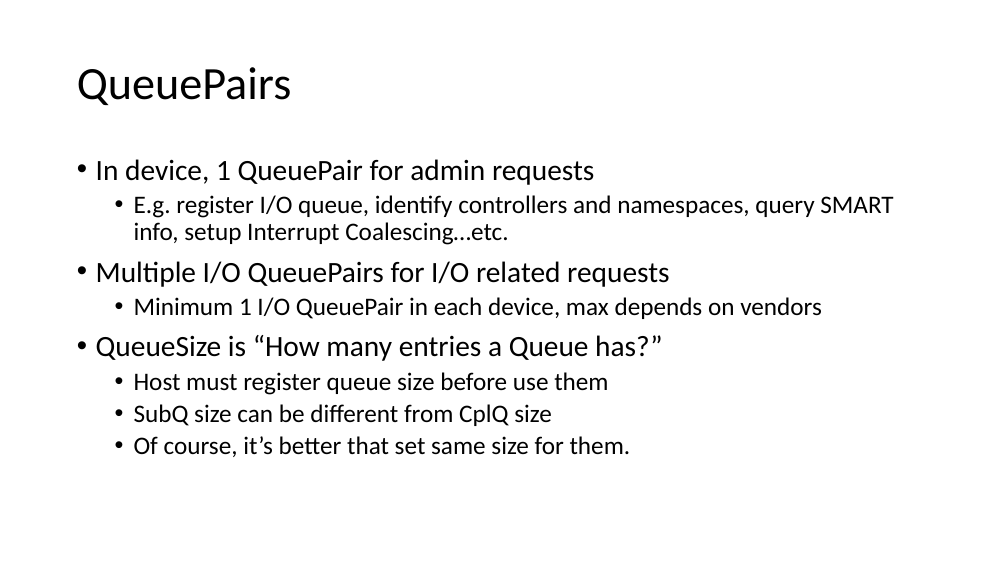
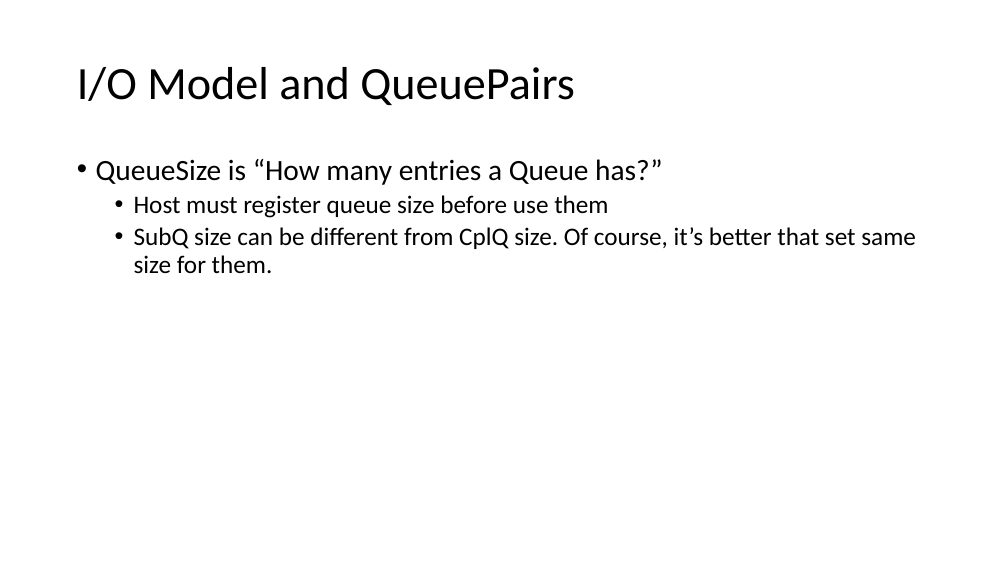
Before and after one commit to smokingpc/glendronach, a slide deck: slide 11 of doc/SPCNVMe_Introduction_and_Design.pptx (slide 9 before the commit). Drawn at 1008x567 pixels with LibreOffice and Linux fonts; fonts in the diff are those of the drawing. Boxes give left, top, right and bottom in pixels: in the first picture for what was removed or moved away, otherwise in the second. Text is boxed around its words. In the diff, an @@ line names an element or a change of style, - is before the commit and + after.

```diff
--- a/doc/SPCNVMe_Introduction_and_Design.pptx
+++ b/doc/SPCNVMe_Introduction_and_Design.pptx
@@ title at (77,67,574,105): text changed @@
-QueuePairs
+I/O Model and QueuePairs
@@ text at (96,159,893,319): paragraphs removed @@
-• In device, 1 QueuePair for admin requests
-  • E.g. register I/O queue, identify controllers and namespaces, query SMART info, setup Interrupt Coalescing…etc.
-• Multiple I/O QueuePairs for I/O related requests
-  • Minimum 1 I/O QueuePair in each device, max depends on vendors
@@ text at (134,227,916,274): text changed @@
-  • SubQ size can be different from CplQ size
-  • Of course, it’s better that set same size for them.
+  • SubQ size can be different from CplQ size. Of course, it’s better that set same size for them.
```
Also in this commit, not shown: 15 other slides changed, 15 slides added, 8 slides removed.
